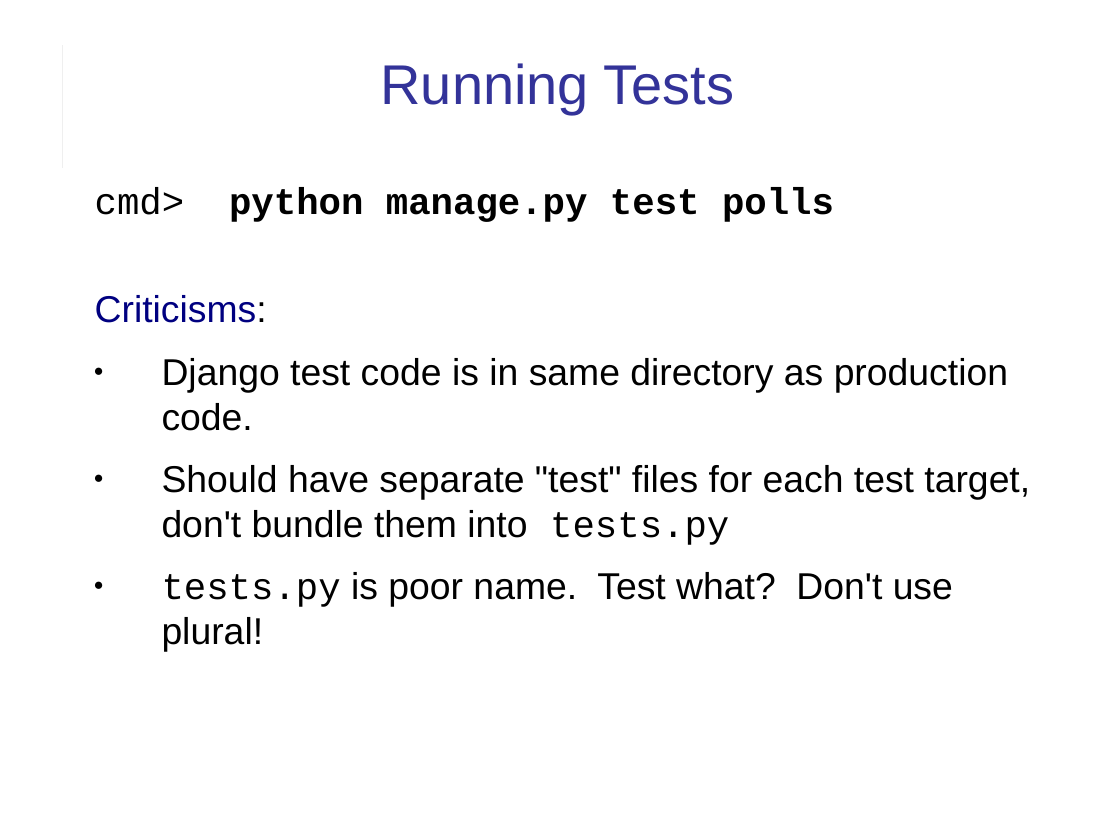
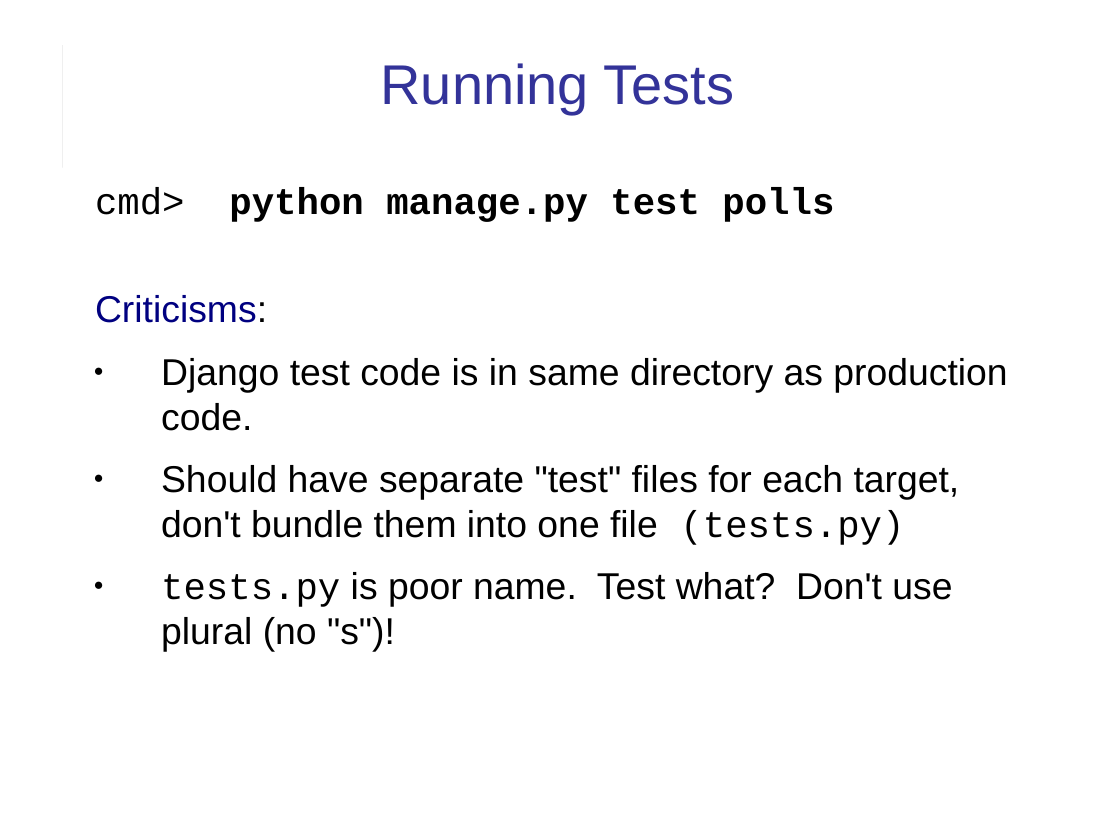
Before and after one commit to cpske/ISP, a slide deck: slide 25 of django/Django-review-1.ppt (slide 24 before the commit). Drawn at 1120x840 pixels with LibreOffice and Linux fonts; fonts in the diff are those of the drawing. Boxes give left, top, right and bottom in pixels: in the first picture for what was removed or moved away, otherwise in the second. Text is boxed around its words. In the diff, an @@ line names an element or a change of style, - is before the commit and + after.

```diff
--- a/django/Django-review-1.ppt
+++ b/django/Django-review-1.ppt
@@ text at [161,465,960,652]: text changed @@
-● Should have separate "test" files for each test target, don't bundle them into tests.py
-● tests.py is poor name. Test what? Don't use plural!
+● Should have separate "test" files for each target, don't bundle them into one file (tests.py)
+● tests.py is poor name. Test what? Don't use plural (no "s")!
```
Also in this commit, not shown: 15 other slides changed, 1 slide added, 1 other file.
